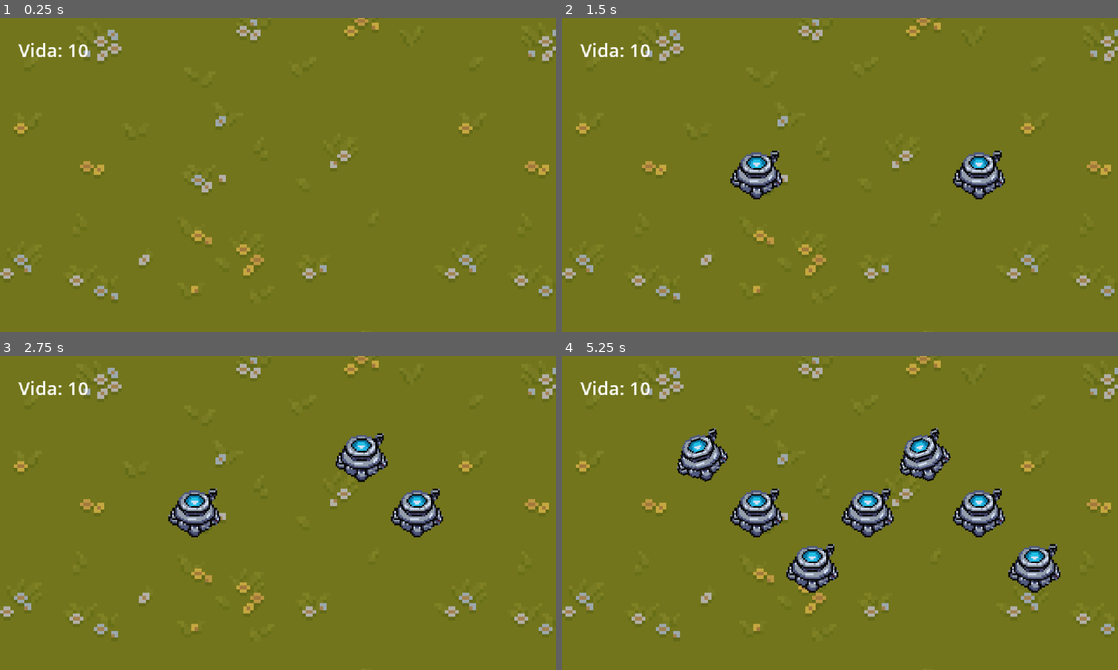
Above: before the commit, frames 1-4 (two rows, left to right).
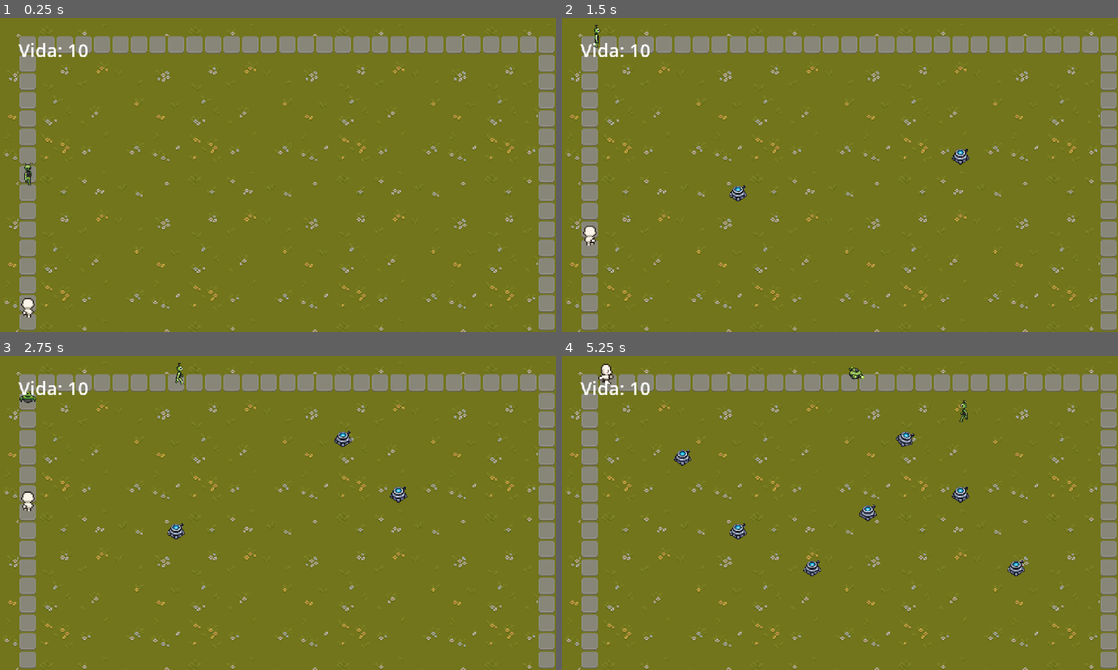
Above: after the commit, the same moments.

Repository: D4MC04/proyecto_dam2b
Game: Godot game, scene res://scenes/level.tscn
Two runs of this game, one before a commit and one after it. Both use one fixed random seed, a clock stepped at 60 frames per second and the inputs below. Before the commit the project has no main scene; this scene is started directly in both runs.
Inputs (mouse positions are in pixels of both pictures, inside the frame that each line leads up to):
- Up to frame 1 (0.25 s): no input
- Up to frame 2 (1.5 s): tap Enter at 0.5 s; move the mouse to (962, 159) at 0.52 s; tap R at 0.6, 1.35 s; click (962, 159) at 0.67 s; move the mouse to (728, 190) at 1.27 s; click (728, 190) at 1.42 s
- Up to frame 3 (2.75 s): move the mouse to (333, 443) at 2.02 s; tap R at 2.1 s; click (333, 443) at 2.17 s
- Up to frame 4 (5.25 s): move the mouse to (812, 575) at 2.77 s; tap R every 0.75 s from 2.85 to 5.1 s; click (812, 575) at 2.92 s; move the mouse to (1006, 560) at 3.52 s; click (1006, 560) at 3.67 s; move the mouse to (673, 465) at 4.27 s; click (673, 465) at 4.42 s; move the mouse to (867, 513) at 5.02 s; click (867, 513) at 5.17 s

The runs differ from the first frame. In frame 1, 13% of the frame differs, in the area x 0-100%, y 0-100%; in frame 2, 15%; in frame 3, 16%; in frame 4, 20%.

Commit message:
Añadir menú de inicio con temática espacial: planetas, asteroides, cometas, alien flotante y estrellas parpadeantes
- Menú principal (Jugar/Salir) con fuente pixel Press Start 2P y tema propio
- Fondo negro con estrellas fijas que parpadean y destellos de 4 puntas de colores
- Planetas animados con spritesheet (space_body.gd), sin hornear frames en el .tscn
- Asteroides que cruzan la pantalla con estela, cometas periódicos y alien decorativo
- run/main_scene apunta al menú; se quita la Camera2D de level.tscn

Co-Authored-By: Claude Opus 5.5 <noreply@anthropic.com>

Diff:
--- /dev/null
+++ b/assets/ui/menu_theme.tres
@@ -0,0 +1,39 @@
+[gd_resource type="Theme" format=3 uid="uid://bxeq0loigpcy1"]
+
+[ext_resource type="FontFile" uid="uid://jbamokon2oqp" path="res://assets/fonts/PressStart2P-Regular.ttf" id="1_font"]
+
+[sub_resource type="StyleBoxFlat" id="StyleBoxFlat_normal"]
+bg_color = Color(0.04, 0.06, 0.1, 0.6)
+border_width_left = 1
+border_width_top = 1
+border_width_right = 1
+border_width_bottom = 1
+border_color = Color(0, 1, 1, 1)
+
+[sub_resource type="StyleBoxFlat" id="StyleBoxFlat_hover"]
+bg_color = Color(0.07, 0.1, 0.15, 0.75)
+border_width_left = 1
+border_width_top = 1
+border_width_right = 1
+border_width_bottom = 1
+border_color = Color(0.6, 1, 1, 1)
+
+[sub_resource type="StyleBoxFlat" id="StyleBoxFlat_pressed"]
+bg_color = Color(0.02, 0.03, 0.05, 0.85)
+border_width_left = 1
+border_width_top = 1
+border_width_right = 1
+border_width_bottom = 1
+border_color = Color(0, 0.7, 0.75, 1)
+
+[resource]
+default_font = ExtResource("1_font")
+Button/colors/font_color = Color(0.6, 1, 1, 1)
+Button/colors/font_focus_color = Color(0.6, 1, 1, 1)
+Button/colors/font_hover_color = Color(1, 1, 1, 1)
+Button/colors/font_pressed_color = Color(0, 0.7, 0.75, 1)
+Button/font_sizes/font_size = 8
+Button/styles/focus = SubResource("StyleBoxFlat_normal")
+Button/styles/hover = SubResource("StyleBoxFlat_hover")
+Button/styles/normal = SubResource("StyleBoxFlat_normal")
+Button/styles/pressed = SubResource("StyleBoxFlat_pressed")
--- a/project.godot
+++ b/project.godot
@@ -11,6 +11,7 @@
 [application]
 
 config/name="DAM_Game"
+run/main_scene="uid://deo1tg3qjuyh1"
 config/features=PackedStringArray("4.7", "Forward Plus")
 config/icon="res://icon.svg"
 
--- a/scenes/level.tscn
+++ b/scenes/level.tscn
@@ -19,10 +19,6 @@
 script = ExtResource("6_level")
 
 [node name="Tilemap" parent="." unique_id=1636329305 instance=ExtResource("1_map")]
-
-[node name="Camera2D" type="Camera2D" parent="." unique_id=1332741225]
-position = Vector2(192, 88)
-zoom = Vector2(3, 3)
 
 [node name="Path2D" type="Path2D" parent="." unique_id=596360911]
 curve = SubResource("Curve2D_level")
--- /dev/null
+++ b/scenes/main_menu.tscn
@@ -0,0 +1,171 @@
+[gd_scene format=3 uid="uid://deo1tg3qjuyh1"]
+
+[ext_resource type="Script" uid="uid://hut21l7kytl6" path="res://scripts/main_menu.gd" id="1_menu"]
+[ext_resource type="Script" uid="uid://bnok54y84qsmr" path="res://scripts/starfield.gd" id="2_stars"]
+[ext_resource type="Texture2D" uid="uid://c5u3a6vnf6m0d" path="res://assets/sprites/planets/luna.png" id="7_1ajci"]
+[ext_resource type="Texture2D" uid="uid://bs0dfebgax8p0" path="res://assets/sprites/planets/planetagaseoso2.png" id="9_1ajci"]
+[ext_resource type="PackedScene" path="res://scenes/space_body.tscn" id="9_body"]
+[ext_resource type="Texture2D" uid="uid://6vae21c3u2eo" path="res://assets/sprites/planets/planetarojo.png" id="9_rcqid"]
+[ext_resource type="Texture2D" uid="uid://bbg55c2mjm7bq" path="res://assets/sprites/planets/saturnin.png" id="10_1ajci"]
+[ext_resource type="Texture2D" uid="uid://cl7f1ueax6jdo" path="res://assets/sprites/planets/planeta_1.png" id="10_planeta1"]
+[ext_resource type="Texture2D" uid="uid://c1kau8qq2nlhf" path="res://assets/sprites/planets/planetalava1.png" id="11_7b55j"]
+[ext_resource type="Texture2D" uid="uid://7udnrdhnrwfo" path="res://assets/sprites/planets/asteroide_1.png" id="12_asteroide1"]
+[ext_resource type="Theme" uid="uid://bxeq0loigpcy1" path="res://assets/ui/menu_theme.tres" id="13_theme"]
+[ext_resource type="Script" uid="uid://mb67t4tqyohq" path="res://scripts/comets.gd" id="14_comets"]
+[ext_resource type="PackedScene" path="res://scenes/alien.tscn" id="15_alien"]
+[ext_resource type="Script" uid="uid://5qxicu6kvt25" path="res://scripts/menu_alien.gd" id="16_menu_alien"]
+[ext_resource type="Script" uid="uid://dd6xsyc7ng8u7" path="res://scripts/asteroids.gd" id="17_asteroids"]
+
+[node name="MainMenu" type="Control" unique_id=576679633]
+texture_filter = 1
+layout_mode = 3
+anchors_preset = 15
+anchor_right = 1.0
+anchor_bottom = 1.0
+grow_horizontal = 2
+grow_vertical = 2
+theme = ExtResource("13_theme")
+script = ExtResource("1_menu")
+
+[node name="FondoNegro" type="ColorRect" parent="." unique_id=742900571]
+layout_mode = 1
+anchors_preset = 15
+anchor_right = 1.0
+anchor_bottom = 1.0
+grow_horizontal = 2
+grow_vertical = 2
+color = Color(0, 0, 0, 1)
+
+[node name="Background" type="TextureRect" parent="." unique_id=545454357]
+visible = false
+texture_filter = 1
+layout_mode = 1
+anchors_preset = 15
+anchor_right = 1.0
+anchor_bottom = 1.0
+grow_horizontal = 2
+grow_vertical = 2
+expand_mode = 1
+stretch_mode = 6
+
+[node name="StarField" type="Node2D" parent="." unique_id=933333249]
+script = ExtResource("2_stars")
+
+[node name="Comets" type="Node2D" parent="." unique_id=273898892]
+script = ExtResource("14_comets")
+
+[node name="Planetas" type="Node2D" parent="." unique_id=1569682466]
+
+[node name="Planeta1" parent="Planetas" unique_id=603984696 instance=ExtResource("9_body")]
+texture_filter = 1
+position = Vector2(477.10352, 242.0957)
+rotation = 0.2268928
+scale = Vector2(1.8779294, 1.598086)
+frame_progress = 0.94719
+speed_scale = 0.5
+sheet = ExtResource("10_planeta1")
+fps = 3.0
+
+[node name="Planeta5" parent="Planetas" unique_id=1965250712 instance=ExtResource("9_body")]
+texture_filter = 1
+position = Vector2(411.52454, 38.20743)
+rotation = 0.46251225
+scale = Vector2(0.47721493, 0.46993628)
+frame_progress = 0.6490512
+speed_scale = 0.5
+sheet = ExtResource("7_1ajci")
+fps = 7.0
+
+[node name="Planeta6" parent="Planetas" unique_id=2016053893 instance=ExtResource("9_body")]
+texture_filter = 1
+position = Vector2(69.99999, 160.99998)
+rotation = 3.822271
+scale = Vector2(1.5076561, 1.4725642)
+frame_progress = 0.45135924
+speed_scale = 0.07
+sheet = ExtResource("9_rcqid")
+fps = 60.0
+
+[node name="Planeta7" parent="Planetas" unique_id=1255540921 instance=ExtResource("9_body")]
+texture_filter = 1
+position = Vector2(166.99998, 117.6)
+rotation = 3.822271
+scale = Vector2(0.51869583, 0.47507852)
+frame_progress = 0.24360618
+speed_scale = 0.07
+sheet = ExtResource("9_1ajci")
+fps = 60.0
+
+[node name="Planeta8" parent="Planetas" unique_id=865614892 instance=ExtResource("9_body")]
+texture_filter = 1
+position = Vector2(344.00003, 173)
+rotation = 3.132866
+scale = Vector2(0.40685415, 0.3730729)
+frame_progress = 0.12436188
+speed_scale = 0.07
+sheet = ExtResource("10_1ajci")
+fps = 60.0
+
+[node name="Planeta9" parent="Planetas" unique_id=606652752 instance=ExtResource("9_body")]
+texture_filter = 1
+position = Vector2(301, 229)
+rotation = 3.132866
+scale = Vector2(0.3549205, 0.3730729)
+frame_progress = 0.17145768
+speed_scale = 0.07
+sheet = ExtResource("11_7b55j")
+fps = 60.0
+
+[node name="Asteroide1" parent="Planetas" unique_id=359384108 instance=ExtResource("9_body")]
+visible = false
+texture_filter = 1
+position = Vector2(50.25, 230.75)
+scale = Vector2(0.355, 0.33500007)
+frame_progress = 0.64663225
+sheet = ExtResource("12_asteroide1")
+fps = 10.0
+
+[node name="Asteroids" type="Node2D" parent="." unique_id=413824944]
+script = ExtResource("17_asteroids")
+
+[node name="AlienMenu" parent="." unique_id=1771682736 instance=ExtResource("15_alien")]
+position = Vector2(36, 40)
+scale = Vector2(0.3, 0.3)
+script = ExtResource("16_menu_alien")
+
+[node name="Caja" type="VBoxContainer" parent="." unique_id=203701852]
+layout_mode = 1
+anchors_preset = 15
+anchor_right = 1.0
+anchor_bottom = 1.0
+offset_left = 1.0
+offset_top = -1.0
+offset_right = 1.0
+offset_bottom = -1.0
+grow_horizontal = 2
+grow_vertical = 2
+alignment = 1
+
+[node name="Titulo" type="Label" parent="Caja" unique_id=337636773]
+layout_mode = 2
+theme_override_colors/font_color = Color(0.8, 0.9, 1, 1)
+theme_override_colors/font_outline_color = Color(0, 0, 0, 1)
+theme_override_constants/outline_size = 4
+theme_override_font_sizes/font_size = 24
+text = "TOWER DEFENSE"
+horizontal_alignment = 1
+
+[node name="PlayButton" type="Button" parent="Caja" unique_id=1180300128]
+custom_minimum_size = Vector2(100, 24)
+layout_mode = 2
+size_flags_horizontal = 4
+text = "Jugar"
+
+[node name="QuitButton" type="Button" parent="Caja" unique_id=1613827906]
+custom_minimum_size = Vector2(100, 24)
+layout_mode = 2
+size_flags_horizontal = 4
+text = "Salir"
+
+[connection signal="pressed" from="Caja/PlayButton" to="." method="_on_play_button_pressed"]
+[connection signal="pressed" from="Caja/QuitButton" to="." method="_on_quit_button_pressed"]
--- /dev/null
+++ b/scenes/space_body.tscn
@@ -0,0 +1,6 @@
+[gd_scene format=3]
+
+[ext_resource type="Script" path="res://scripts/space_body.gd" id="1_body"]
+
+[node name="SpaceBody" type="AnimatedSprite2D"]
+script = ExtResource("1_body")
--- /dev/null
+++ b/scripts/asteroids.gd
@@ -0,0 +1,77 @@
+extends Node2D
+
+# Asteroides que cruzan el menú de borde a borde, girando con su spritesheet (space_body)
+# y con una estela corta dibujada detrás.
+
+const SHEETS = [
+	preload("res://assets/sprites/planets/asteroide_1.png"),
+	preload("res://assets/sprites/planets/asteroide_2.png"),
+	preload("res://assets/sprites/planets/asteroide_3.png"),
+	preload("res://assets/sprites/planets/asteroide_4.png"),
+]
+const BODY = preload("res://scenes/space_body.tscn")
+const MAX_ACTIVE = 2
+const SPEED = 60.0
+const SCALE = 0.22          # frame de 100px -> ~22px en pantalla
+const MARGIN = 20.0         # aparecen/desaparecen fuera de pantalla
+const TAIL_LENGTH = 22.0
+const TAIL_WIDTH = 4.0
+const TAIL_COLOR = Color(0.75, 0.95, 1.0)
+
+var viewport_size: Vector2
+var rng = RandomNumberGenerator.new()
+var asteroids = []  # cada uno: {"node": AnimatedSprite2D, "dir": Vector2}
+var wait = 0.0
+
+func _ready():
+	viewport_size = get_viewport_rect().size
+	rng.randomize()
+	wait = rng.randf_range(2.0, 6.0)
+
+func _process(delta):
+	wait -= delta
+	if wait <= 0.0:
+		wait = rng.randf_range(3.0, 7.0)
+		if asteroids.size() < MAX_ACTIVE:
+			_spawn()
+	for a in asteroids:
+		a["node"].position += a["dir"] * SPEED * delta
+	for a in asteroids.filter(_is_outside):
+		a["node"].queue_free()
+	asteroids = asteroids.filter(func(a): return not _is_outside(a))
+	queue_redraw()
+
+func _is_outside(a) -> bool:
+	var p = a["node"].position
+	return p.x < -MARGIN or p.x > viewport_size.x + MARGIN or p.y < -MARGIN or p.y > viewport_size.y + MARGIN
+
+func _spawn():
+	# De un borde al opuesto, en horizontal o vertical, con punto de entrada/salida al azar
+	var start: Vector2
+	var end: Vector2
+	if rng.randf() < 0.5:
+		start = Vector2(-MARGIN, rng.randf_range(0, viewport_size.y))
+		end = Vector2(viewport_size.x + MARGIN, rng.randf_range(0, viewport_size.y))
+	else:
+		start = Vector2(rng.randf_range(0, viewport_size.x), -MARGIN)
+		end = Vector2(rng.randf_range(0, viewport_size.x), viewport_size.y + MARGIN)
+	if rng.randf() < 0.5:
+		var tmp = start
+		start = end
+		end = tmp
+	var dir = (end - start).normalized()
+
+	var body = BODY.instantiate()
+	body.fps = rng.randf_range(8.0, 14.0)
+	body.sheet = SHEETS[rng.randi() % SHEETS.size()]
+	body.scale = Vector2(SCALE, SCALE)
+	body.position = start + dir  # un paso dentro para no borrarlo en el primer frame
+	add_child(body)
+	asteroids.append({"node": body, "dir": dir})
+
+func _draw():
+	# El padre se dibuja antes que sus hijos, así la estela queda detrás del asteroide
+	for a in asteroids:
+		var head = a["node"].position
+		var tail = head - a["dir"] * TAIL_LENGTH
+		draw_polyline_colors(PackedVector2Array([tail, head]), PackedColorArray([Color(TAIL_COLOR, 0.0), Color(TAIL_COLOR, 0.5)]), TAIL_WIDTH)
--- /dev/null
+++ b/scripts/comets.gd
@@ -0,0 +1,44 @@
+extends Node2D
+
+const SPEED = 220.0
+const TAIL_LENGTH = 28.0
+const COLOR = Color(0.75, 0.95, 1.0)
+const DROP = 50.0  # caída vertical total del recorrido: diagonal suave
+
+var viewport_size: Vector2
+var rng = RandomNumberGenerator.new()
+var comets = []  # cada uno: {"pos": Vector2, "dir": Vector2}
+var wait = 0.0
+
+func _ready():
+	viewport_size = get_viewport_rect().size
+	rng.randomize()
+	wait = rng.randf_range(1.5, 4.0)
+
+func _process(delta):
+	# El temporizador corre aunque haya cometas cruzando, así pueden coincidir varios
+	wait -= delta
+	if wait <= 0.0:
+		_spawn()
+		wait = rng.randf_range(1.5, 4.0)
+	for comet in comets:
+		comet["pos"] += comet["dir"] * SPEED * delta
+	comets = comets.filter(func(c): return c["pos"].x >= -TAIL_LENGTH and c["pos"].x <= viewport_size.x + TAIL_LENGTH)
+	queue_redraw()
+
+func _spawn():
+	# Solo franja superior o inferior, para no cruzar por encima de Jugar/Salir
+	var y = rng.randf_range(0.0, viewport_size.y * 0.2)
+	if rng.randf() < 0.5:
+		y = rng.randf_range(viewport_size.y * 0.65, viewport_size.y - DROP)
+	var from_left = rng.randf() < 0.5
+	var start = Vector2(-TAIL_LENGTH if from_left else viewport_size.x + TAIL_LENGTH, y)
+	var end = Vector2(viewport_size.x + TAIL_LENGTH if from_left else -TAIL_LENGTH, y + DROP)
+	comets.append({"pos": start, "dir": (end - start).normalized()})
+
+func _draw():
+	for comet in comets:
+		var pos = comet["pos"]
+		var tail = pos - comet["dir"] * TAIL_LENGTH
+		draw_polyline_colors(PackedVector2Array([tail, pos]), PackedColorArray([Color(COLOR, 0.0), Color(COLOR, 0.8)]), 1.0)
+		draw_rect(Rect2(pos.round() - Vector2.ONE, Vector2(2, 2)), Color.WHITE)
--- /dev/null
+++ b/scripts/main_menu.gd
@@ -0,0 +1,12 @@
+extends Control
+
+@export var fondo: Texture2D = preload("res://assets/sprites/backgrounds/fondo_1.png")
+
+func _ready():
+	$Background.texture = fondo
+
+func _on_play_button_pressed():
+	get_tree().change_scene_to_file("res://scenes/level.tscn")
+
+func _on_quit_button_pressed():
+	get_tree().quit()
--- /dev/null
+++ b/scripts/menu_alien.gd
@@ -0,0 +1,53 @@
+extends AnimatedSprite2D
+
+# Alien decorativo del menú: cruza la pantalla despacio girando sobre sí mismo.
+# Cada cruce elige una ruta nueva al azar por una franja lateral (arriba, abajo,
+# izquierda o derecha) para no pasar por encima del título ni de los botones.
+
+const SPEED = 22.0       # px/s, lento y constante
+const SPIN_SPEED = 0.8   # rad/s, giro continuo
+const MARGIN = 12.0      # cuánto sale fuera de pantalla antes de reaparecer
+# ponytail: franjas fijas a mano según dónde cae la Caja del menú; si se mueve el título, ajustar aquí
+const BAND_TOP = Vector2(10, 80)
+const BAND_BOTTOM = Vector2(195, 262)
+const BAND_LEFT = Vector2(10, 130)
+const BAND_RIGHT = Vector2(350, 470)
+
+var viewport_size: Vector2
+var rng = RandomNumberGenerator.new()
+var dir: Vector2
+
+func _ready():
+	viewport_size = get_viewport_rect().size
+	rng.randomize()
+	animation = "walk_down"  # frontal, mirando a la pantalla
+	frame = 0
+	stop()
+	_new_route()
+
+func _process(delta):
+	position += dir * SPEED * delta
+	rotation += SPIN_SPEED * delta
+	if position.x < -MARGIN or position.x > viewport_size.x + MARGIN \
+			or position.y < -MARGIN or position.y > viewport_size.y + MARGIN:
+		_new_route()
+
+func _new_route():
+	var start: Vector2
+	var end: Vector2
+	if rng.randf() < 0.5:
+		# Horizontal: entra por un lado y sale por el otro, dentro de la franja de arriba o abajo
+		var band = BAND_TOP if rng.randf() < 0.5 else BAND_BOTTOM
+		start = Vector2(-MARGIN, rng.randf_range(band.x, band.y))
+		end = Vector2(viewport_size.x + MARGIN, rng.randf_range(band.x, band.y))
+	else:
+		# Vertical: de arriba abajo dentro de la franja izquierda o derecha
+		var band = BAND_LEFT if rng.randf() < 0.5 else BAND_RIGHT
+		start = Vector2(rng.randf_range(band.x, band.y), -MARGIN)
+		end = Vector2(rng.randf_range(band.x, band.y), viewport_size.y + MARGIN)
+	if rng.randf() < 0.5:
+		var tmp = start
+		start = end
+		end = tmp
+	dir = (end - start).normalized()
+	position = start + dir  # un paso dentro para no disparar el reinicio en el primer frame
--- /dev/null
+++ b/scripts/space_body.gd
@@ -0,0 +1,47 @@
+@tool
+extends AnimatedSprite2D
+
+## Genera un SpriteFrames en bucle a partir de un spritesheet de una sola fila
+## con frames cuadrados (ancho del frame = alto de la imagen).
+
+@export var sheet: Texture2D:
+	set(value):
+		sheet = value
+		_actualizar()
+
+@export var fps := 30.0:
+	set(value):
+		fps = value
+		_actualizar()
+
+# sprite_frames se regenera desde `sheet` en _actualizar(): no guardarlo en el .tscn
+func _validate_property(property: Dictionary):
+	if property.name == "sprite_frames":
+		property.usage &= ~PROPERTY_USAGE_STORAGE
+
+func _ready():
+	texture_filter = TEXTURE_FILTER_NEAREST
+	_actualizar()
+
+func _actualizar():
+	if sheet == null:
+		return
+	var frame_size = sheet.get_height()
+	if frame_size <= 0 or int(sheet.get_width()) % frame_size != 0:
+		return
+	var frame_count = int(sheet.get_width() / frame_size)
+
+	var sf = SpriteFrames.new()
+	if not sf.has_animation("default"):
+		sf.add_animation("default")
+	sf.set_animation_loop("default", true)
+	sf.set_animation_speed("default", fps)
+	for i in frame_count:
+		var atlas = AtlasTexture.new()
+		atlas.atlas = sheet
+		atlas.region = Rect2(i * frame_size, 0, frame_size, frame_size)
+		sf.add_frame("default", atlas)
+
+	sprite_frames = sf
+	animation = "default"
+	play("default")
--- /dev/null
+++ b/scripts/starfield.gd
@@ -0,0 +1,65 @@
+extends Node2D
+
+# ponytail: capas fijas por simplicidad, ver LAYERS si se necesita más variedad
+const LAYERS = [
+	{"count": 40, "size": 1.0, "brightness": 0.35},
+	{"count": 25, "size": 1.0, "brightness": 0.65},
+	{"count": 12, "size": 1.0, "brightness": 1.0},
+	{"count": 6, "size": 5.0, "brightness": 1.0, "sparkle": true},  # destellos de 4 puntas, el detalle especial
+]
+const SMALL_COLORS = [Color(1, 1, 1), Color(0.8, 0.92, 1.0)]  # blanco, celeste tenue
+const SPARKLE_COLORS = [
+	Color(1, 1, 1),         # blanco
+	Color(0.55, 0.95, 1.0), # cian
+	Color(0.75, 0.55, 1.0), # morado
+	Color(1.0, 0.6, 0.35),  # naranja cálido
+]
+
+var stars = []
+var viewport_size: Vector2
+var rng = RandomNumberGenerator.new()
+var time = 0.0
+
+func _ready():
+	viewport_size = get_viewport_rect().size
+	rng.randomize()
+	for layer in LAYERS:
+		var sparkle = layer.get("sparkle", false)
+		var colors = SPARKLE_COLORS if sparkle else SMALL_COLORS
+		for i in layer["count"]:
+			stars.append({
+				"pos": Vector2(rng.randf_range(0, viewport_size.x), rng.randf_range(0, viewport_size.y)),
+				"size": layer["size"],
+				"brightness": layer["brightness"],
+				"phase": rng.randf_range(0, TAU),
+				"twinkle": sparkle or rng.randf() < 0.3,  # destellos siempre, puntos solo ~30%
+				"rate": rng.randf_range(0.8, 2.5),  # ritmo propio de cada estrella
+				"sparkle": sparkle,
+				"color": colors[rng.randi() % colors.size()],
+			})
+
+func _process(delta):
+	time += delta
+	queue_redraw()
+
+func _draw():
+	for star in stars:
+		var alpha = star["brightness"]
+		var size = star["size"]
+		var wave = 1.0
+		if star["twinkle"]:
+			wave = 0.5 + 0.5 * sin(time * star["rate"] + star["phase"])  # 0..1
+			alpha *= lerp(0.15, 1.0, wave)
+		var color = Color(star["color"], alpha)
+		if star["sparkle"]:
+			_draw_sparkle(star["pos"].round() + Vector2(0.5, 0.5), size * lerp(0.6, 1.0, wave), color)
+			continue
+		draw_rect(Rect2(star["pos"].floor(), Vector2.ONE), color)  # punto de 1 píxel exacto
+
+# Destello de 4 puntas: glow suave + dos rombos finos cruzados + núcleo blanco
+func _draw_sparkle(c: Vector2, arm: float, color: Color):
+	draw_circle(c, arm * 0.5, Color(color, color.a * 0.2))
+	var w = 0.9  # medio grosor de las puntas en el centro
+	draw_colored_polygon(PackedVector2Array([c + Vector2(0, -arm), c + Vector2(w, 0), c + Vector2(0, arm), c + Vector2(-w, 0)]), color)
+	draw_colored_polygon(PackedVector2Array([c + Vector2(-arm, 0), c + Vector2(0, -w), c + Vector2(arm, 0), c + Vector2(0, w)]), color)
+	draw_circle(c, 1.0, Color(1, 1, 1, color.a))
Not shown, added: assets/fonts/OFL.txt
Binary file added: assets/fonts/PressStart2P-Regular.ttf
Not shown, added: assets/fonts/PressStart2P-Regular.ttf.import
Binary file added: assets/sprites/backgrounds/Fondointernet.webp
Not shown, added: assets/sprites/backgrounds/Fondointernet.webp.import
Binary file added: assets/sprites/backgrounds/fondo_1.png
Not shown, added: assets/sprites/backgrounds/fondo_1.png.import
Binary file added: assets/sprites/backgrounds/fondo_2.png
Not shown, added: assets/sprites/backgrounds/fondo_2.png.import
Binary file added: assets/sprites/backgrounds/fondo_3.png
Not shown, added: assets/sprites/backgrounds/fondo_3.png.import
Binary file added: assets/sprites/backgrounds/fondo_4.png
(and 61 more such lines)
